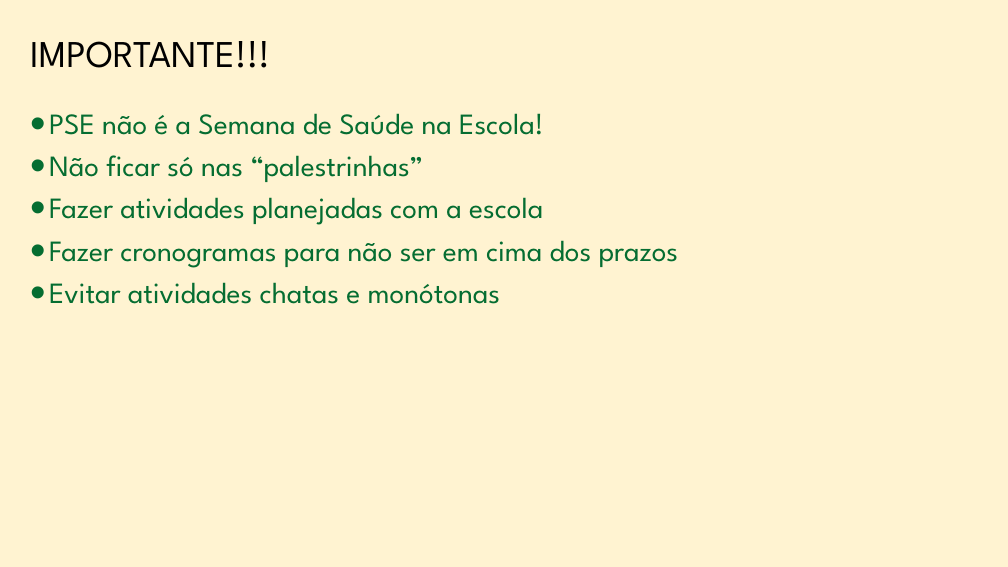
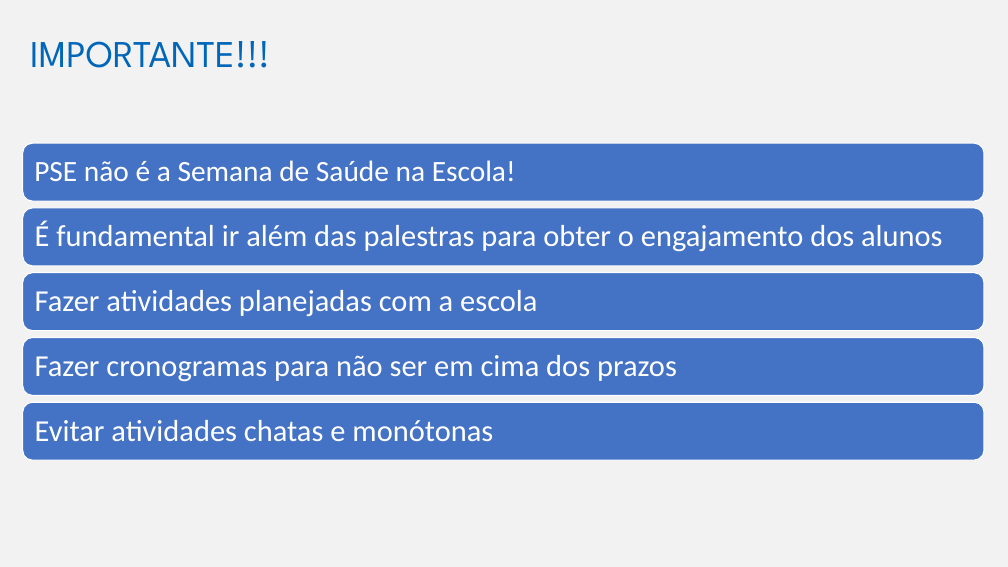
Before and after one commit to marfontenele2/MeusCursos, a slide deck: slide 5 of PSE.pptx (slide 10 before the commit). Drawn at 1008x567 pixels with LibreOffice and Linux fonts; fonts in the diff are those of the drawing; background and template pictures are left out. Boxes give left, top, right and bottom in pixels: in the first picture for what was removed or moved away, otherwise in the second. Text is boxed around its words. In the diff, an @@ line names an element or a change of style, - is before the commit and + after.

```diff
--- a/PSE.pptx
+++ b/PSE.pptx
@@ background #FFC000 at 18% opacity to #F2F2F2 @@
@@ title "IMPORTANTE!!!" at box(30, 41, 270, 68): text colour #000000 to #0066B9 @@
@@ text removed at box(49, 113, 679, 304) @@
-• PSE não é a Semana de Saúde na Escola!
-• Não ficar só nas “palestrinhas”
-• Fazer atividades planejadas com a escola
-• Fazer cronogramas para não ser em cima dos prazos
-• Evitar atividades chatas e monótonas
@@ group added at box(23, 143, 985, 461): 5 rounded rectangles, 5 texts @@
+PSE não é a Semana de Saúde na Escola!
+É fundamental ir além das palestras para obter o engajamento dos alunos
+Fazer atividades planejadas com a escola
+Fazer cronogramas para não ser em cima dos prazos
+Evitar atividades chatas e monótonas
```
Also in this commit, not shown: 20 other slides changed, 2 slides added, 1 slide removed, 1 other file.
